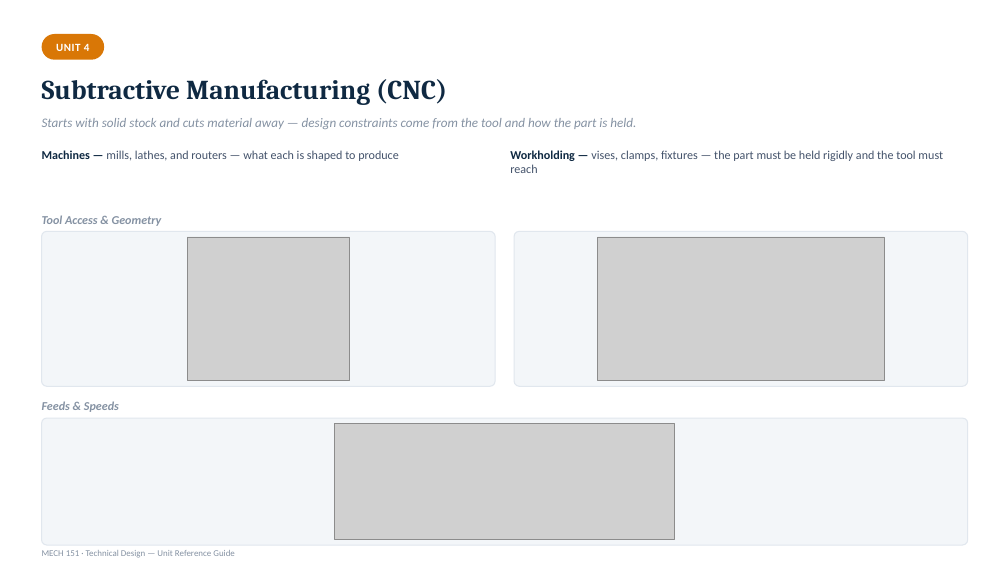
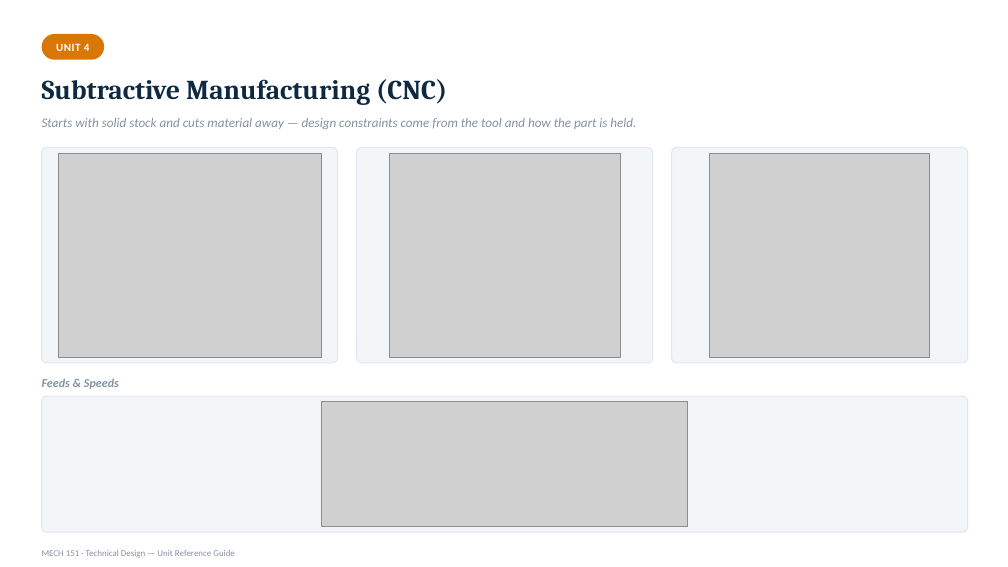
Before and after one commit to kainanis808/kainanis808.github.io, a slide deck: slide 50 of MECH151_techDesign/MECH151_Unit_Reference_Deck.pptx. Drawn at 1008x567 pixels with LibreOffice and Linux fonts; fonts in the diff are those of the drawing; grey boxes stand for pictures. Boxes give left, top, right and bottom in pixels: in the first picture for what was removed or moved away, otherwise in the second. Text is boxed around its words. In the diff, an @@ line names an element or a change of style, - is before the commit and + after.

Commit message:
updating slide deck

```diff
--- a/MECH151_techDesign/MECH151_Unit_Reference_Deck.pptx
+++ b/MECH151_techDesign/MECH151_Unit_Reference_Deck.pptx
@@ rounded rectangle: place and size @@
-rounded rectangle at bbox=[42, 231, 495, 386]
+rounded rectangle at bbox=[42, 147, 338, 363]
@@ rounded rectangle added at bbox=[357, 147, 653, 363], fill #F3F6F9, outline #E1E7EE 1 pt @@
@@ proportions changed in 3 elements at bbox=[42, 396, 968, 532], bbox=[42, 147, 338, 363], bbox=[671, 147, 968, 363] @@
@@ rounded rectangle: place and size @@
-rounded rectangle at bbox=[514, 231, 968, 386]
+rounded rectangle at bbox=[671, 147, 968, 363]
@@ text removed at bbox=[42, 150, 399, 161] @@
-● Machines — mills, lathes, and routers — what each is shaped to produce
@@ picture added at bbox=[58, 153, 321, 357] @@
@@ picture: place and size @@
-picture at bbox=[188, 237, 350, 380]
+picture at bbox=[389, 153, 620, 357]
@@ text removed at bbox=[510, 150, 943, 173] @@
-● Workholding — vises, clamps, fixtures — the part must be held rigidly and the tool must reach
@@ picture added at bbox=[710, 153, 930, 357] @@
@@ text removed at bbox=[42, 215, 162, 226] @@
-Tool Access & Geometry
@@ picture removed at bbox=[597, 237, 884, 380] @@
@@ text "Feeds & Speeds": place and size @@
-text "Feeds & Speeds" at bbox=[42, 401, 119, 412]
+text "Feeds & Speeds" at bbox=[42, 378, 119, 389]
@@ rounded rectangle: place and size @@
-rounded rectangle at bbox=[42, 418, 968, 545]
+rounded rectangle at bbox=[42, 396, 968, 532]
@@ picture: place and size @@
-picture at bbox=[335, 424, 675, 540]
+picture at bbox=[321, 402, 688, 527]
```
